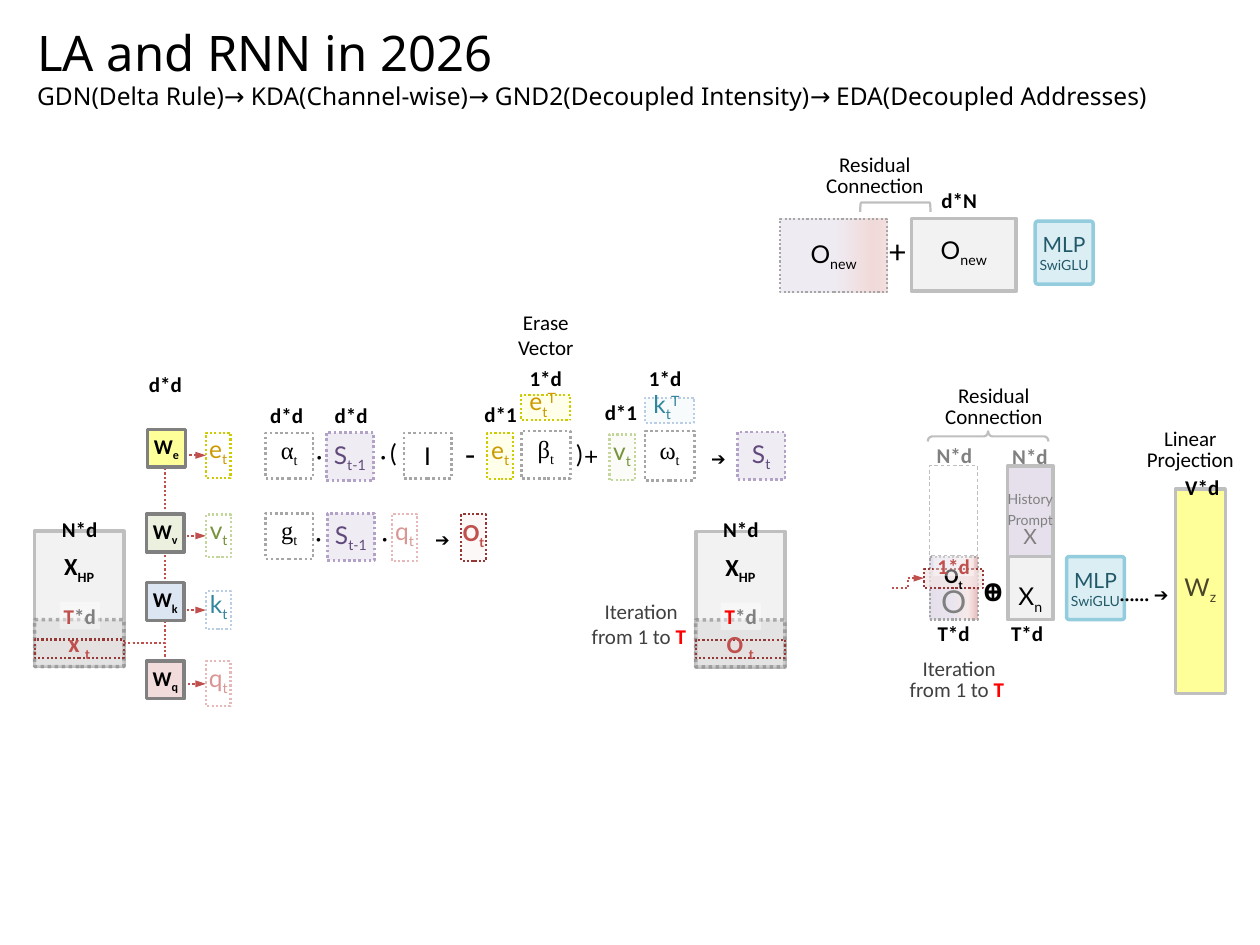
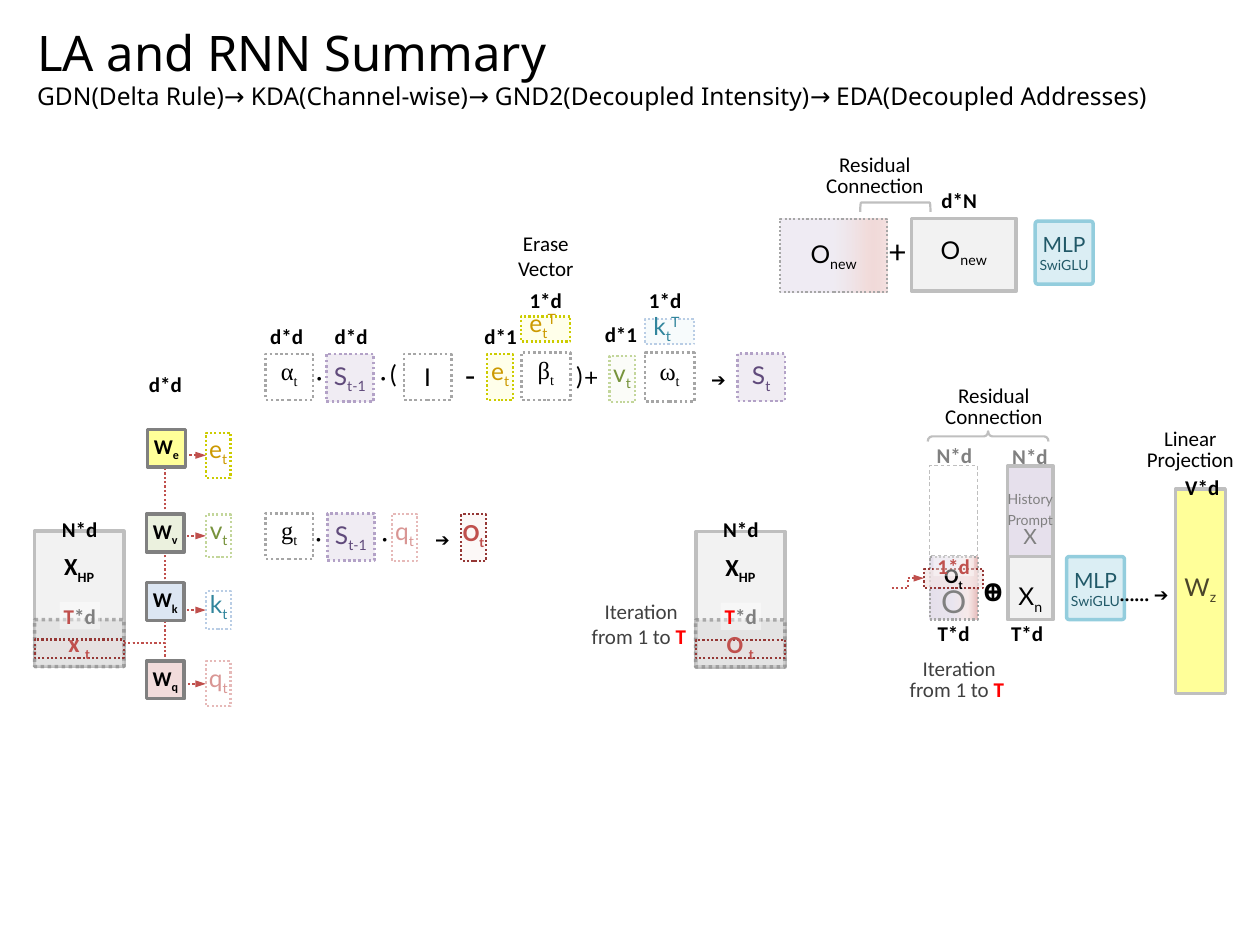
Before and after one commit to navibator/crazy-ai, a slide deck: slide 11 of temp.pptx (slide 9 before the commit). Drawn at 1260x945 pixels with LibreOffice and Linux fonts; fonts in the diff are those of the drawing. Boxes give left, top, right and bottom in pixels: in the first picture for what was removed or moved away, otherwise in the second. Text is boxed around its words. In the diff, an @@ line names an element or a change of style, - is before the commit and + after.

```diff
--- a/temp.pptx
+++ b/temp.pptx
@@ text at (37,33,546,83): text changed @@
-LA and RNN in 2026
+LA and RNN Summary
@@ 14 texts, 10 rectangles: place and size @@
-14 texts, 10 rectangles at (266,316,785,481)
+14 texts, 10 rectangles at (266,237,785,402)
```
Also in this commit, not shown: 4 other slides changed, 2 slides added.
